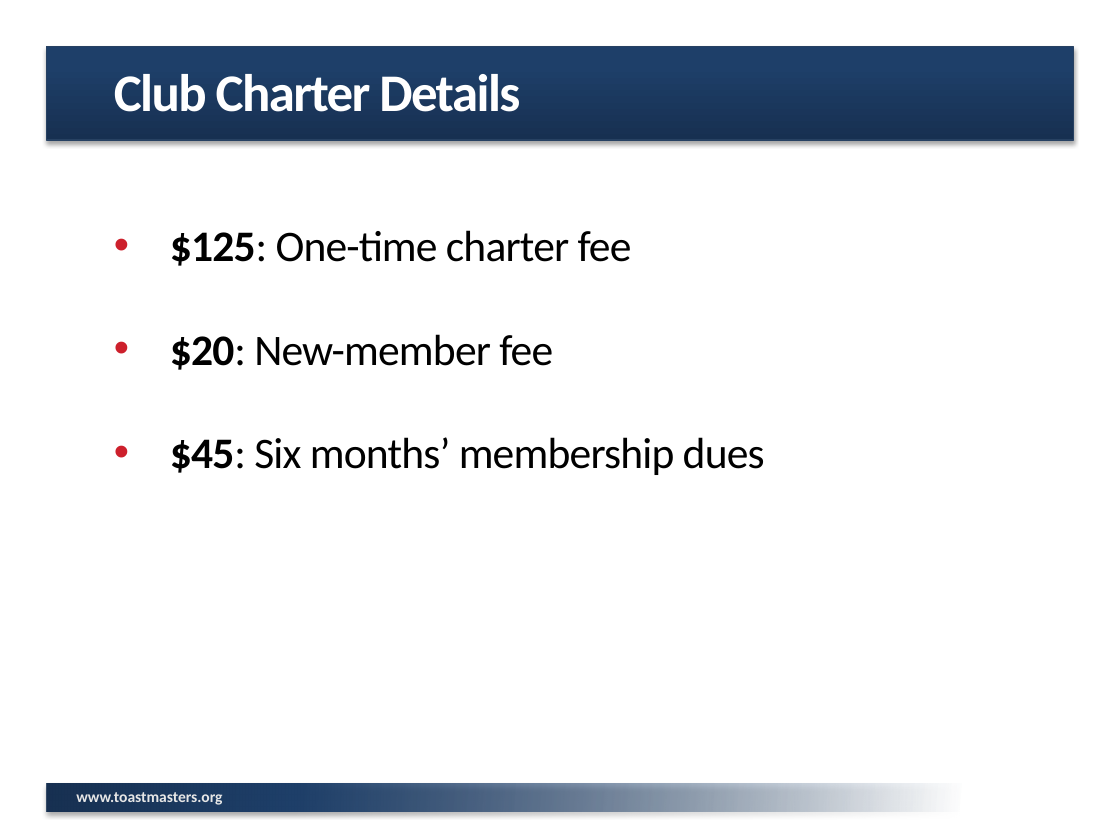
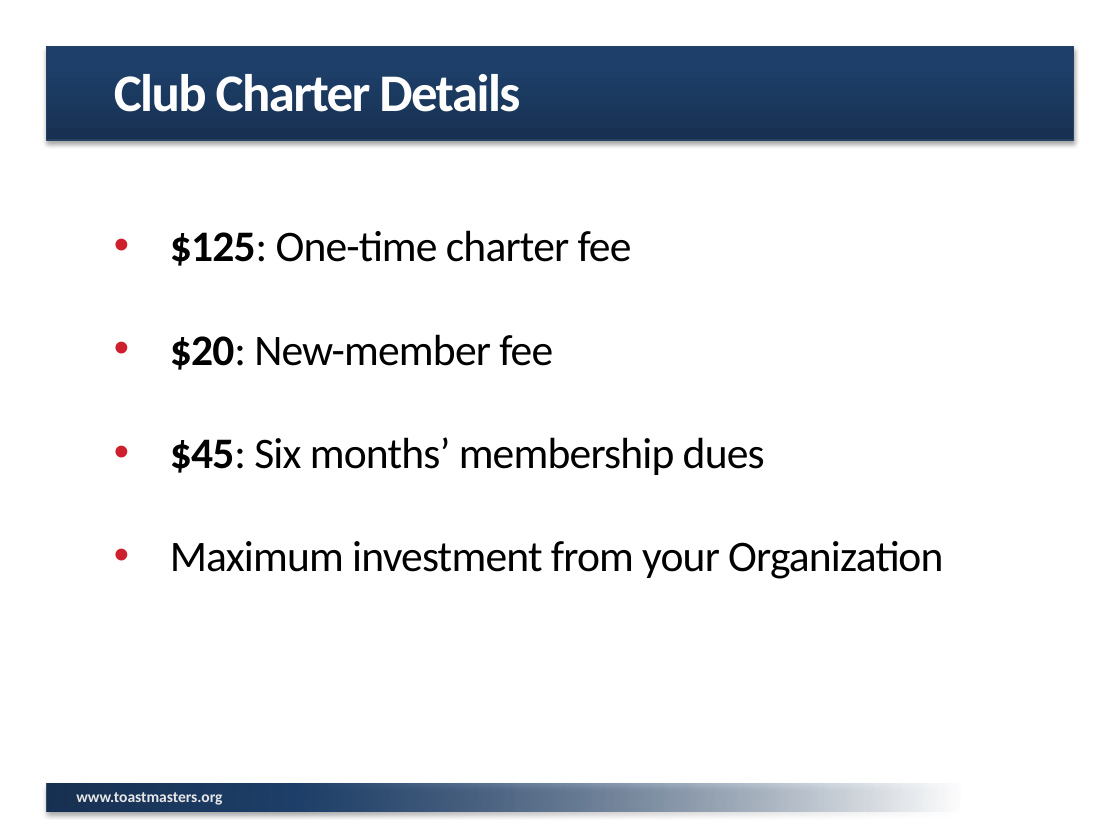
Before and after one commit to Kruti2017/club, a slide deck: slide 12 of STEMPDX/Starting a club/Introductory Meeting PowerPoint.pptx. Drawn at 1120x840 pixels with LibreOffice and Linux fonts; fonts in the diff are those of the drawing; background and template pictures are left out. Boxes give left, top, right and bottom in pixels: in the first picture for what was removed or moved away, otherwise in the second. Text is boxed around its words. In the diff, an @@ line names an element or a change of style, - is before the commit and + after.

```diff
--- a/STEMPDX/Starting a club/Introductory Meeting PowerPoint.pptx
+++ b/STEMPDX/Starting a club/Introductory Meeting PowerPoint.pptx
@@ text at [170,541,943,579]: paragraph added @@
+• Maximum investment from your Organization
```
Also in this commit, not shown: 2 other slides changed, 6 other files.
